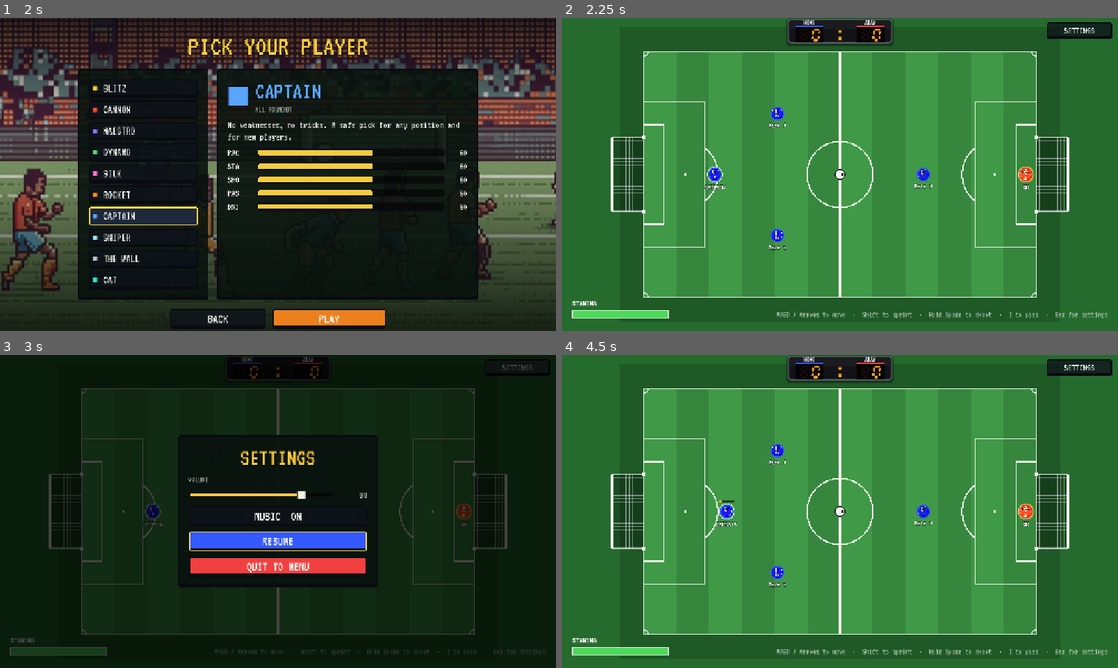
Above: before the commit, frames 1-4 (two rows, left to right).
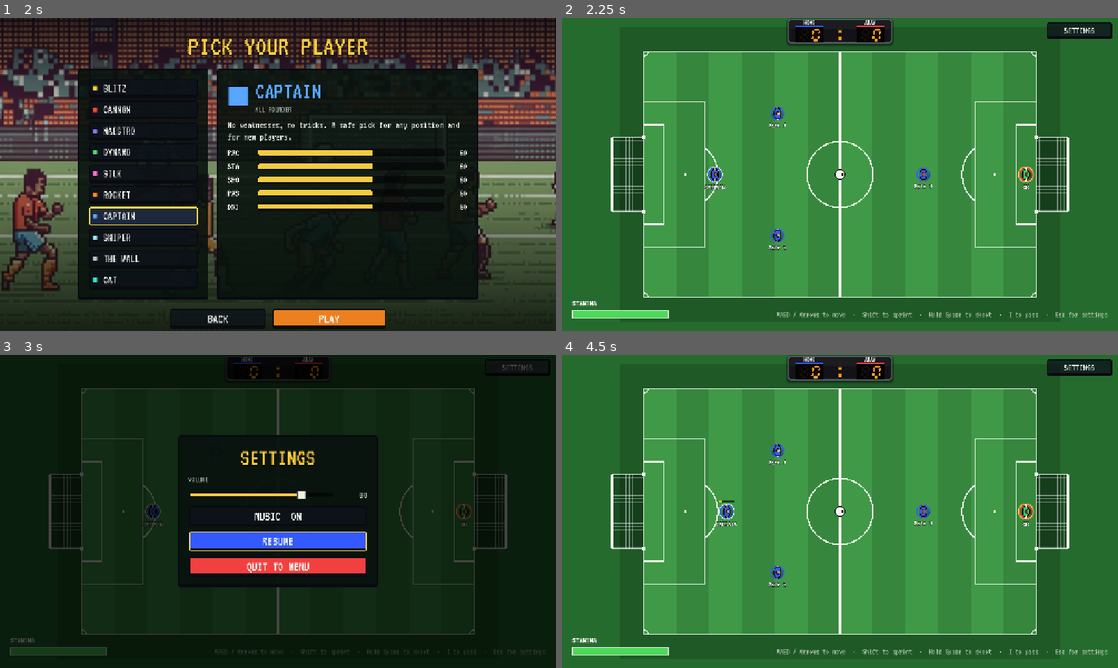
Above: after the commit, the same moments.

Repository: dthanhff318/soccer-war
Game: Godot game, scene res://scenes/boot.tscn
Two runs of this game, one before a commit and one after it. Both use one fixed random seed, a clock stepped at 60 frames per second and the inputs below.
Inputs (mouse positions are in pixels of both pictures, inside the frame that each line leads up to):
- Up to frame 1 (2 s): click "PRACTICE" at 0.5 s; click "FREE PLAY" at 1.25 s
- Up to frame 2 (2.25 s): click "PLAY" at 2 s
- Up to frame 3 (3 s): click "SETTINGS" at 2.75 s
- Up to frame 4 (4.5 s): click "RESUME" at 3.5 s; tap Enter at 4.25 s; move the mouse to (962, 495) at 4.27 s; hold D (move_right) from 4.28 s (still down); hold Space (kick) from 4.28 s (still down); click (962, 495) at 4.42 s

Frame 1 is identical in both runs. In frame 2, 0.3% of the frame differs, in the area x 26-85%, y 28-72%; in frame 3, 0.1%; in frame 4, 0.3%.

Commit message:
feat(game): draw players in code, keeping image support per team or player

Diff:
--- /dev/null
+++ b/scripts/game/player_look.gd
@@ -0,0 +1,110 @@
+class_name PlayerLook
+extends Node2D
+
+## A top-down footballer drawn in code, used when the player has no image:
+## shirt in the team colour (keepers wear their own with gloves), arms, head
+## with hair at the back, and boots that stride while running. It faces the
+## way it moves, worked out from its own on-screen movement, so it also
+## turns correctly for players driven by network snapshots.
+
+const OUTLINE := Color(0.05, 0.05, 0.08)
+const KEEPER_SHIRT := Color(0.2, 0.8, 0.35)
+const GLOVES := Color(0.97, 0.97, 0.95)
+const BOOTS := Color(0.12, 0.12, 0.14)
+const SHADOW := Color(0, 0, 0, 0.28)
+const SKIN_TONES: Array[Color] = [
+	Color(0.98, 0.82, 0.66), Color(0.9, 0.7, 0.52), Color(0.76, 0.56, 0.38), Color(0.55, 0.38, 0.25),
+]
+const HAIR_COLORS: Array[Color] = [
+	Color(0.12, 0.09, 0.07), Color(0.35, 0.2, 0.1), Color(0.8, 0.62, 0.3), Color(0.6, 0.25, 0.12),
+]
+## Distance travelled per half stride of the run cycle.
+const STRIDE := 9.0
+## Frames without movement before the run cycle stops.
+const IDLE_FRAMES := 6
+
+## On-screen size of the figure (shoulder width).
+var size: float = Player.SPRITE_SIZE
+var shirt_color: Color = Color.WHITE
+var gloves: bool = false
+var skin: Color = SKIN_TONES[0]
+var hair: Color = HAIR_COLORS[0]
+## Direction the figure faces; follows its movement.
+var facing: Vector2 = Vector2.RIGHT
+var is_running: bool = false
+
+var _step_phase: float = 0.0
+var _last_position := Vector2.INF
+var _idle_frames: int = 0
+
+
+func _ready() -> void:
+	_sync_with_player()
+
+
+func _process(_delta: float) -> void:
+	_sync_with_player()
+	var now := get_parent().global_position as Vector2
+	if _last_position != Vector2.INF:
+		var moved := now - _last_position
+		if moved.length() > 0.3:
+			facing = moved.normalized()
+			is_running = true
+			_idle_frames = 0
+			_step_phase += moved.length() / STRIDE
+		else:
+			_idle_frames += 1
+			if _idle_frames > IDLE_FRAMES:
+				is_running = false
+	_last_position = now
+	queue_redraw()
+
+
+## Shirt, gloves and skin/hair follow the owning Player (team, keeper role,
+## name), which can change after spawning (e.g. penalty role swaps).
+func _sync_with_player() -> void:
+	var player := get_parent() as Player
+	if player == null:
+		return
+	gloves = player.is_goalkeeper
+	shirt_color = KEEPER_SHIRT if player.is_goalkeeper else Teams.color_of(player.team)
+	var seed_value := absi(hash(player.display_name))
+	skin = SKIN_TONES[seed_value % SKIN_TONES.size()]
+	hair = HAIR_COLORS[(seed_value / SKIN_TONES.size()) % HAIR_COLORS.size()]
+
+
+func _draw() -> void:
+	var s := size
+	_draw_ellipse(Vector2(1.5, 2.5), Vector2(s * 0.5, s * 0.42), SHADOW, false)
+	# Everything else is drawn in "facing space": +x is forward.
+	draw_set_transform(Vector2.ZERO, facing.angle(), Vector2.ONE)
+	var stride := sin(_step_phase * PI) * s * 0.22 if is_running else 0.0
+	for side: float in [-1.0, 1.0]:
+		var forward: float = stride * side
+		var foot := Rect2(Vector2(forward - s * 0.1, side * s * 0.2 - s * 0.08), Vector2(s * 0.28, s * 0.16))
+		draw_rect(foot, BOOTS)
+	_draw_ellipse(Vector2.ZERO, Vector2(s * 0.3, s * 0.5), shirt_color, true)
+	for side: float in [-1.0, 1.0]:
+		var hand := Vector2(stride * -side * 0.5, side * s * 0.5)
+		draw_circle(hand, s * 0.11, OUTLINE)
+		draw_circle(hand, s * 0.08, GLOVES if gloves else skin)
+	var head := Vector2(s * 0.04, 0.0)
+	draw_circle(head, s * 0.18, OUTLINE)
+	draw_circle(head, s * 0.15, skin)
+	# Hair covers the back half of the head, so the face points forward.
+	var back := PackedVector2Array([head])
+	for i in 9:
+		var angle := PI * 0.5 + PI * i / 8.0
+		back.append(head + Vector2.from_angle(angle) * s * 0.15)
+	draw_colored_polygon(back, hair)
+	draw_set_transform(Vector2.ZERO, 0.0, Vector2.ONE)
+
+
+func _draw_ellipse(center: Vector2, radii: Vector2, color: Color, outlined: bool) -> void:
+	var points := PackedVector2Array()
+	for i in 20:
+		points.append(center + Vector2.from_angle(TAU * i / 20.0) * radii)
+	draw_colored_polygon(points, color)
+	if outlined:
+		points.append(points[0])
+		draw_polyline(points, OUTLINE, 2.0)
--- a/scripts/game/teams.gd
+++ b/scripts/game/teams.gd
@@ -8,12 +8,13 @@
 	{
 		"name": "BLUE",
 		"color": Color(0.2, 0.35, 1.0),
-		"sprite": preload("res://assets/field/player/18.png"),
+		# null: drawn in code. Put a texture here to use an image instead.
+		"sprite": null,
 	},
 	{
 		"name": "RED",
 		"color": Color(0.95, 0.25, 0.25),
-		"sprite": preload("res://assets/field/player/6.png"),
+		"sprite": null,
 	},
 ]
 
@@ -26,5 +27,6 @@
 	return STYLES[team].color
 
 
+## The team's player image, or null to draw players in code (PlayerLook).
 static func sprite_of(team: int) -> Texture2D:
 	return STYLES[team].sprite
--- a/scripts/player.gd
+++ b/scripts/player.gd
@@ -87,25 +87,40 @@
 ## Last non-zero movement direction, used to aim kicks while standing still.
 var _facing: Vector2 = Vector2.RIGHT
 
+## Image to draw this player with, set before adding it to the tree. When
+## null the team's image (Teams.sprite_of) is used, and when that is null too
+## the player is drawn in code by a PlayerLook.
+var sprite_texture: Texture2D = null
+
 @onready var _kick_area: Area2D = $KickArea
 @onready var _sprite: Sprite2D = $Sprite
+## The node that shows the player: the Sprite or the drawn PlayerLook.
+var _visual: Node2D
 
 
 func _ready() -> void:
 	stamina = max_stamina
-	var texture := Teams.sprite_of(team)
-	_sprite.texture = texture
-	# Team images come in different resolutions; draw them all the same size.
-	_sprite.scale = Vector2.ONE * SPRITE_SIZE / maxf(texture.get_width(), texture.get_height())
+	var texture: Texture2D = sprite_texture if sprite_texture else Teams.sprite_of(team)
+	if texture:
+		_sprite.texture = texture
+		# Images come in different resolutions; draw them all the same size.
+		_sprite.scale = Vector2.ONE * SPRITE_SIZE / maxf(texture.get_width(), texture.get_height())
+		_visual = _sprite
+	else:
+		_sprite.hide()
+		var look := PlayerLook.new()
+		look.name = "Look"
+		add_child(look)
+		_visual = look
 
 
 func _process(delta: float) -> void:
-	if visual_offset == Vector2.ZERO and _sprite.position == Vector2.ZERO:
+	if visual_offset == Vector2.ZERO and _visual.position == Vector2.ZERO:
 		return
 	visual_offset = visual_offset.lerp(Vector2.ZERO, minf(OFFSET_DECAY * delta, 1.0))
 	if visual_offset.length() < 0.1:
 		visual_offset = Vector2.ZERO
-	_sprite.position = visual_offset
+	_visual.position = visual_offset
 	queue_redraw()
 
 
--- a/tests/test_team_sprites.gd
+++ b/tests/test_team_sprites.gd
@@ -1,31 +1,66 @@
 extends TestCase
 
-## Each team wears its own shirt sprite, so online opponents are told apart.
+## Players are drawn in code by default (a shirt in the team colour); a
+## texture can still be dropped in per team or per player.
 
 const PLAYER_SCENE := preload("res://scenes/player.tscn")
+const ANY_TEXTURE := preload("res://assets/field/player/18.png")
 
 
-func test_each_team_gets_its_own_sprite() -> void:
+func _make(team: int, texture: Texture2D = null, keeper: bool = false) -> Player:
+	var player: Player = PLAYER_SCENE.instantiate()
+	player.team = team
+	player.is_goalkeeper = keeper
+	if texture:
+		player.sprite_texture = texture
+	add_child(player)
+	return player
+
+
+func test_players_are_drawn_in_code_by_default() -> void:
 	for team in [Roster.Team.LEFT, Roster.Team.RIGHT]:
-		var player: Player = PLAYER_SCENE.instantiate()
-		player.team = team
-		add_child(player)
-		var sprite: Sprite2D = player.get_node("Sprite")
-		check_eq(sprite.texture, Teams.sprite_of(team), "team %d sprite" % team)
+		var player := _make(team)
+		var look: PlayerLook = player.get_node("Look")
+		check(look.visible, "drawn look for team %d" % team)
+		check(not player.get_node("Sprite").visible, "no image for team %d" % team)
+		check_eq(look.shirt_color, Teams.color_of(team), "shirt in the team colour")
 		player.queue_free()
-	check(Teams.sprite_of(Roster.Team.LEFT) != Teams.sprite_of(Roster.Team.RIGHT), "teams differ")
 	await get_tree().process_frame
 
 
-func test_both_teams_draw_at_the_same_size() -> void:
-	for team in [Roster.Team.LEFT, Roster.Team.RIGHT]:
-		var player: Player = PLAYER_SCENE.instantiate()
-		player.team = team
-		add_child(player)
-		var sprite: Sprite2D = player.get_node("Sprite")
-		var drawn := sprite.texture.get_size() * sprite.scale
-		check_near(maxf(drawn.x, drawn.y), Player.SPRITE_SIZE, 0.5, "team %d drawn size" % team)
-		player.queue_free()
+func test_goalkeepers_wear_a_different_shirt() -> void:
+	var keeper := _make(Roster.Team.LEFT, null, true)
+	await get_tree().process_frame
+	var look: PlayerLook = keeper.get_node("Look")
+	check(look.shirt_color != Teams.color_of(Roster.Team.LEFT), "keeper shirt")
+	check(look.gloves, "keeper gloves")
+	keeper.queue_free()
+	await get_tree().process_frame
+
+
+func test_an_image_can_replace_the_drawing_at_the_same_size() -> void:
+	var player := _make(Roster.Team.RIGHT, ANY_TEXTURE)
+	var sprite: Sprite2D = player.get_node("Sprite")
+	check(sprite.visible, "image shown")
+	check(not player.has_node("Look") or not player.get_node("Look").visible, "no drawing")
+	var drawn := sprite.texture.get_size() * sprite.scale
+	check_near(maxf(drawn.x, drawn.y), Player.SPRITE_SIZE, 0.5, "image fitted to the player size")
+	player.queue_free()
+	await get_tree().process_frame
+
+
+func test_look_faces_the_way_the_player_moves() -> void:
+	var player := _make(Roster.Team.LEFT)
+	var look: PlayerLook = player.get_node("Look")
+	for i in 10:
+		player.position += Vector2(0, 3)
+		await get_tree().process_frame
+	check(look.facing.dot(Vector2.DOWN) > 0.9, "facing down (%s)" % look.facing)
+	check(look.is_running, "running")
+	for i in 20:
+		await get_tree().process_frame
+	check(not look.is_running, "stands still when it stops")
+	player.queue_free()
 	await get_tree().process_frame
 
 
Not shown, added: scripts/game/player_look.gd.uid
Not shown, changed: export/index.html
Not shown, changed: export/index.pck
